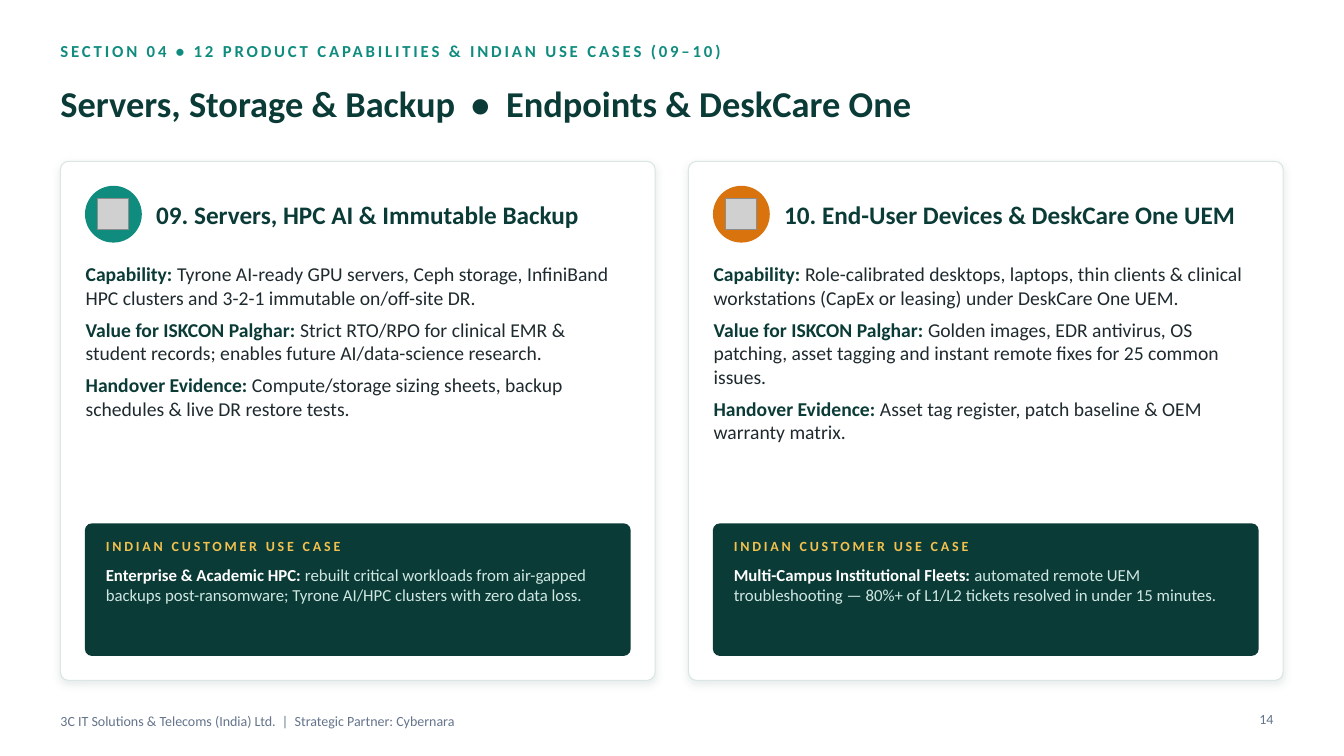
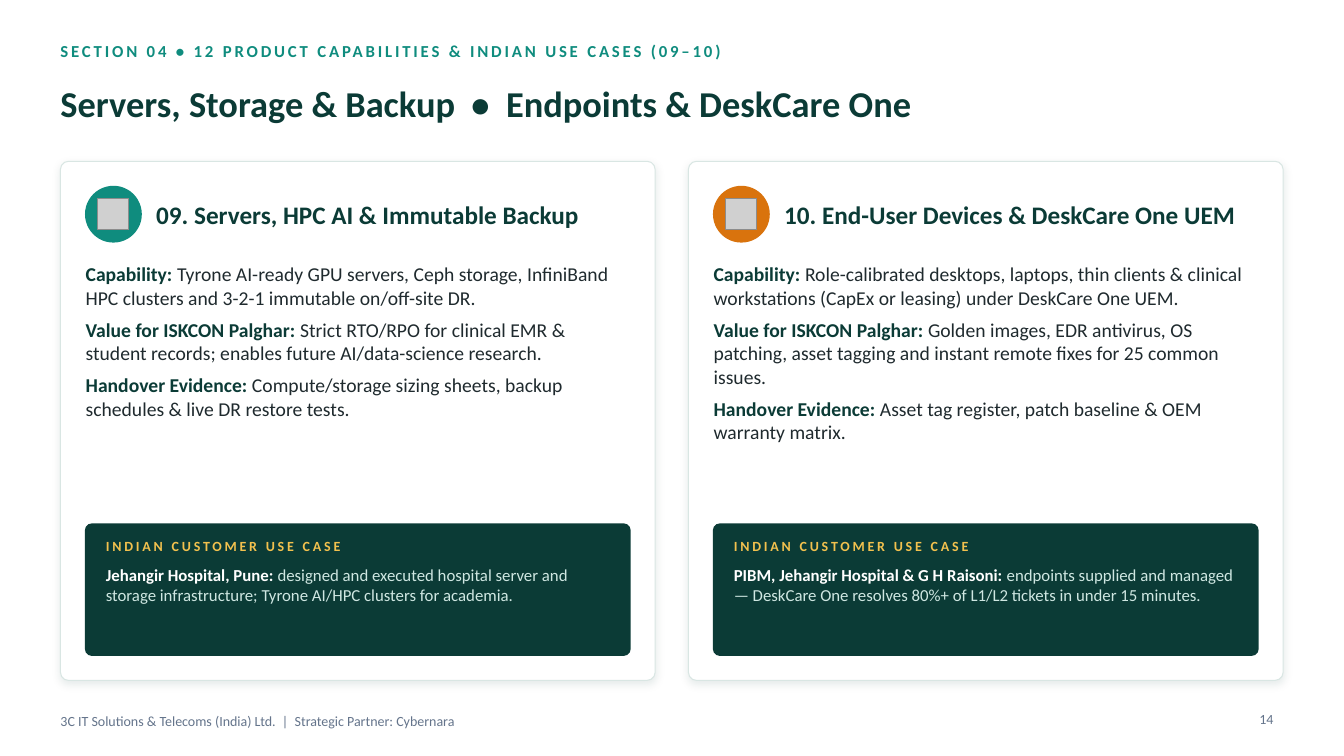
Before and after one commit to anilbhat2000-a11y/bhat, a slide deck: slide 14 of 3C_ITS_ISKCON_Palghar_Proposal.pptx. Drawn at 1344x756 pixels with LibreOffice and Linux fonts; fonts in the diff are those of the drawing; grey boxes stand for pictures; background and template pictures are left out. Boxes give left, top, right and bottom in pixels: in the first picture for what was removed or moved away, otherwise in the second. Text is boxed around its words. In the diff, an @@ line names an element or a change of style, - is before the commit and + after.

```diff
--- a/3C_ITS_ISKCON_Palghar_Proposal.pptx
+++ b/3C_ITS_ISKCON_Palghar_Proposal.pptx
@@ text at [106,569,568,604]: text changed @@
-Enterprise & Academic HPC: rebuilt critical workloads from air-gapped backups post-ransomware; Tyrone AI/HPC clusters with zero data loss.
+Jehangir Hospital, Pune: designed and executed hospital server and storage infrastructure; Tyrone AI/HPC clusters for academia.
@@ text at [734,569,1233,602]: text changed @@
-Multi-Campus Institutional Fleets: automated remote UEM troubleshooting — 80%+ of L1/L2 tickets resolved in under 15 minutes.
+PIBM, Jehangir Hospital & G H Raisoni: endpoints supplied and managed — DeskCare One resolves 80%+ of L1/L2 tickets in under 15 minutes.
```
Also in this commit, not shown: 9 other slides changed, 3 slides added.
